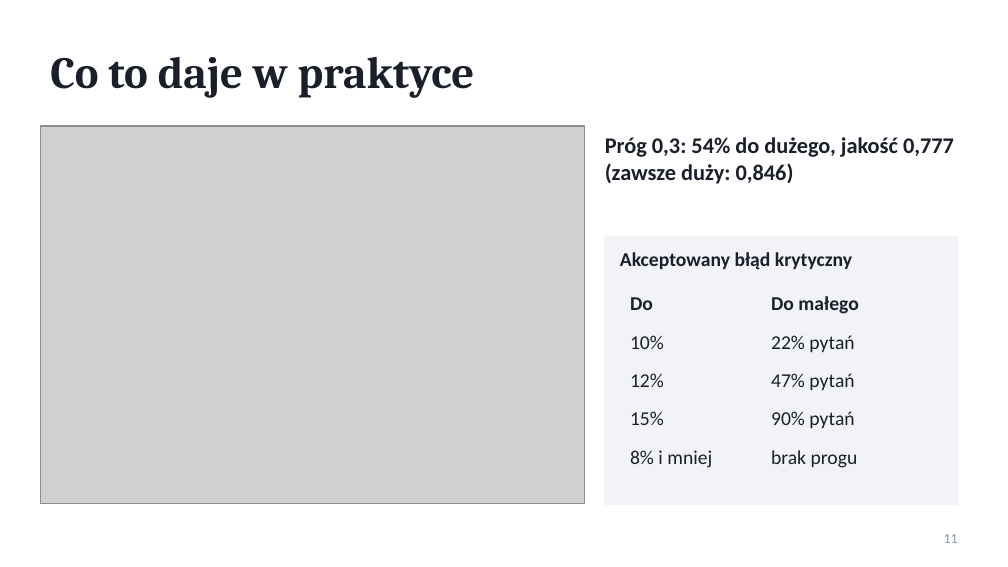
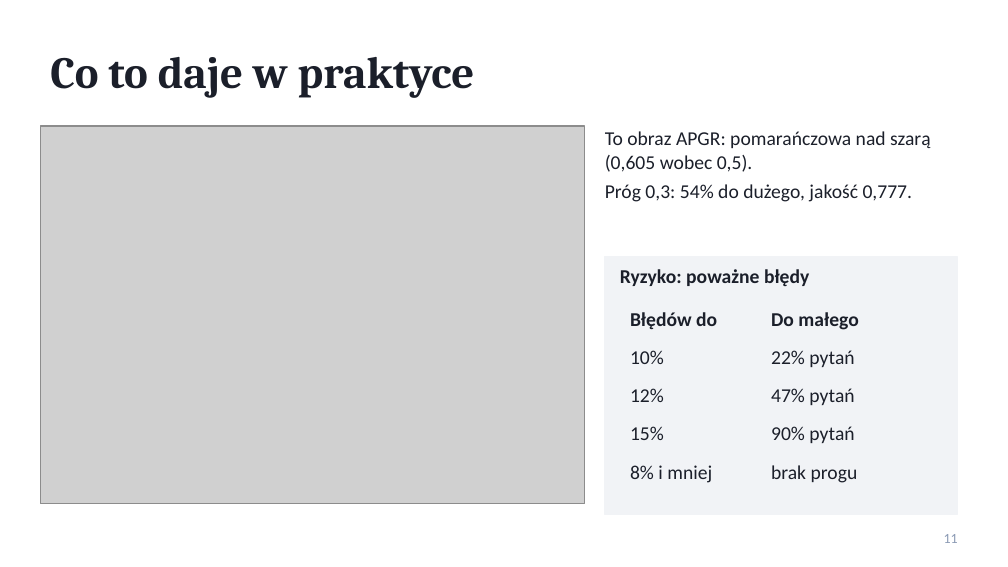
Before and after one commit to philip-melkowski/philip_melkowski_praca_inz, a slide deck: slide 11 of docs/prezentacja_postepy.pptx. Drawn at 1008x567 pixels with LibreOffice and Linux fonts; fonts in the diff are those of the drawing; grey boxes stand for pictures. Boxes give left, top, right and bottom in pixels: in the first picture for what was removed or moved away, otherwise in the second. Text is boxed around its words. In the diff, an @@ line names an element or a change of style, - is before the commit and + after.

```diff
--- a/docs/prezentacja_postepy.pptx
+++ b/docs/prezentacja_postepy.pptx
@@ text at [605,131,931,202]: text changed; size 16 to 14 pt; bold off @@
-Próg 0,3: 54% do dużego, jakość 0,777 (zawsze duży: 0,846)
+To obraz APGR: pomarańczowa nad szarą (0,605 wobec 0,5).
+Próg 0,3: 54% do dużego, jakość 0,777.
@@ rectangle: place and size @@
-rectangle at [605,237,958,504]
+rectangle at [605,257,958,514]
@@ text at [620,269,809,286]: text changed @@
-Akceptowany błąd krytyczny
+Ryzyko: poważne błędy
@@ table at [620,302,942,487] @@
-row 1, column 1: Do
+row 1, column 1: Błędów do
@@ table: place and size @@
-table at [620,287,942,472]
+table at [620,302,942,487]
```
Also in this commit, not shown: 6 other slides changed, 2 other files.
